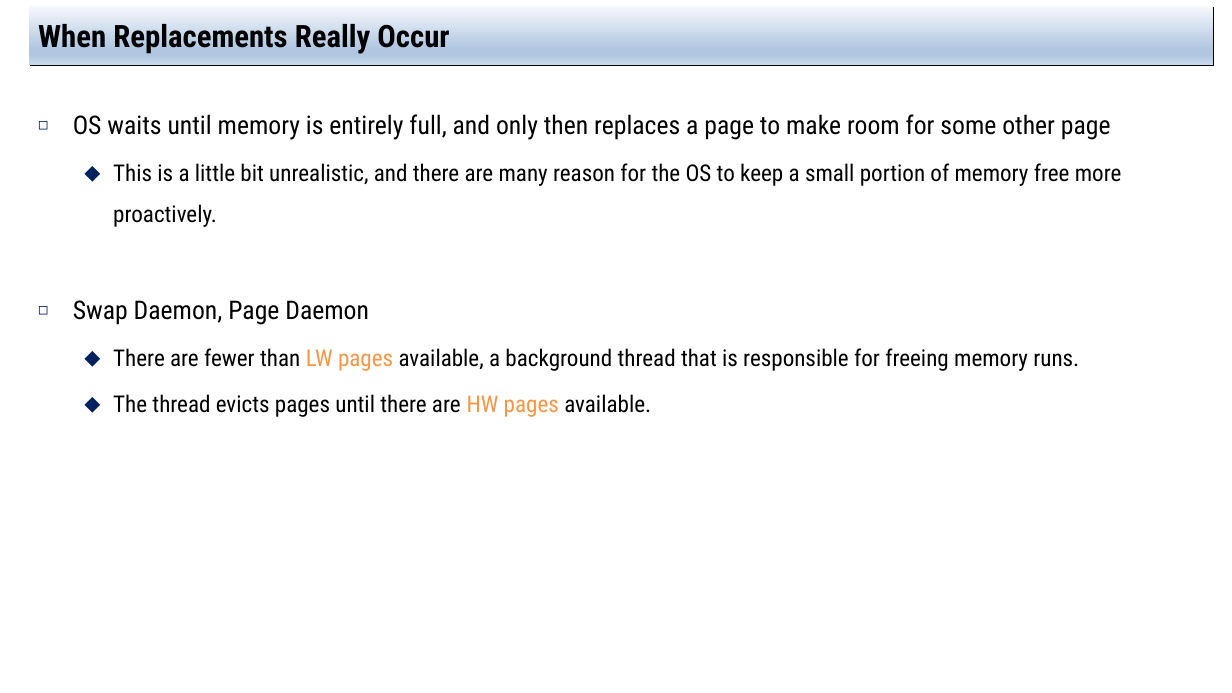
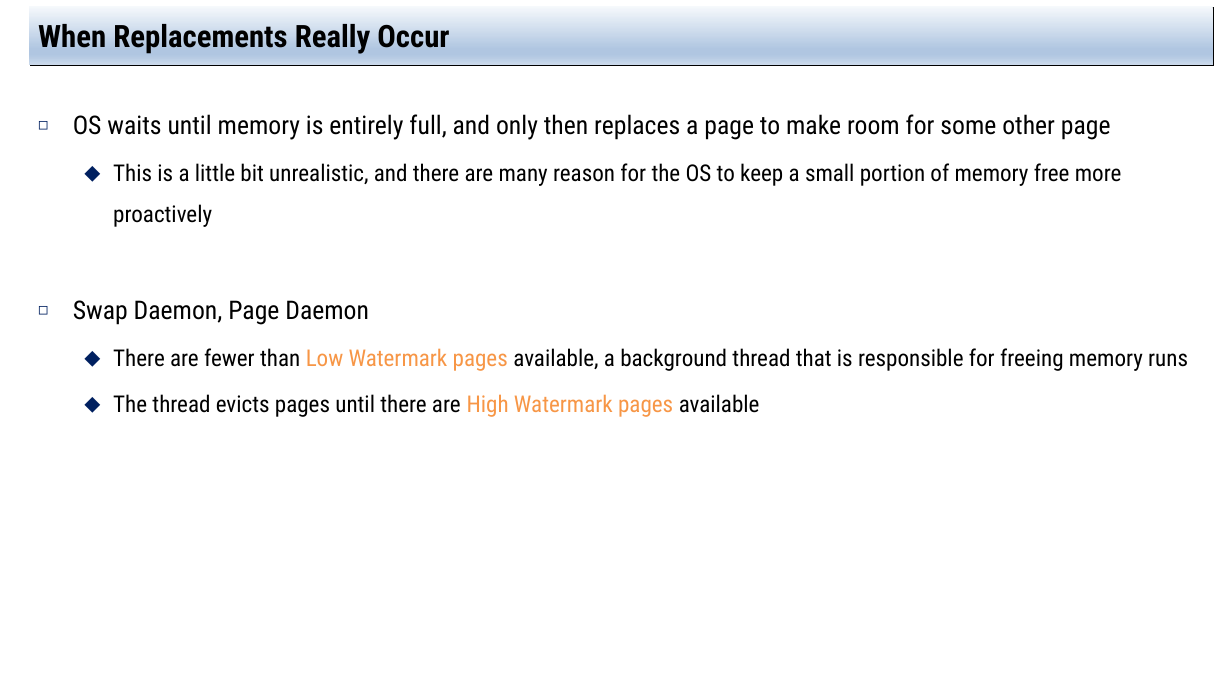
Before and after one commit to jachermocilla/extra-course-materials, a slide deck: slide 15 of cmsc125/ostep/slides/01.Virtualization/21.Swapping_Mechanism.pptx. Drawn at 1232x693 pixels with LibreOffice and Linux fonts; fonts in the diff are those of the drawing. Boxes give left, top, right and bottom in pixels: in the first picture for what was removed or moved away, otherwise in the second. Text is boxed around its words. In the diff, an @@ line names an element or a change of style, - is before the commit and + after.

```diff
--- a/cmsc125/ostep/slides/01.Virtualization/21.Swapping_Mechanism.pptx
+++ b/cmsc125/ostep/slides/01.Virtualization/21.Swapping_Mechanism.pptx
@@ text at (113,163,1122,227): text changed @@
-  ⬥ This is a little bit unrealistic, and there are many reason for the OS to keep a small portion of memory free more proactively.
+  ⬥ This is a little bit unrealistic, and there are many reason for the OS to keep a small portion of memory free more proactively
@@ text at (113,348,1188,417): text changed @@
-  ⬥ There are fewer than LW pages available, a background thread that is responsible for freeing memory runs.
-  ⬥ The thread evicts pages until there are HW pages available.
+  ⬥ There are fewer than Low Watermark pages available, a background thread that is responsible for freeing memory runs
+  ⬥ The thread evicts pages until there are High Watermark pages available
```
Also in this commit, not shown: 10 other slides changed, 1 slide added, 5 other files.
